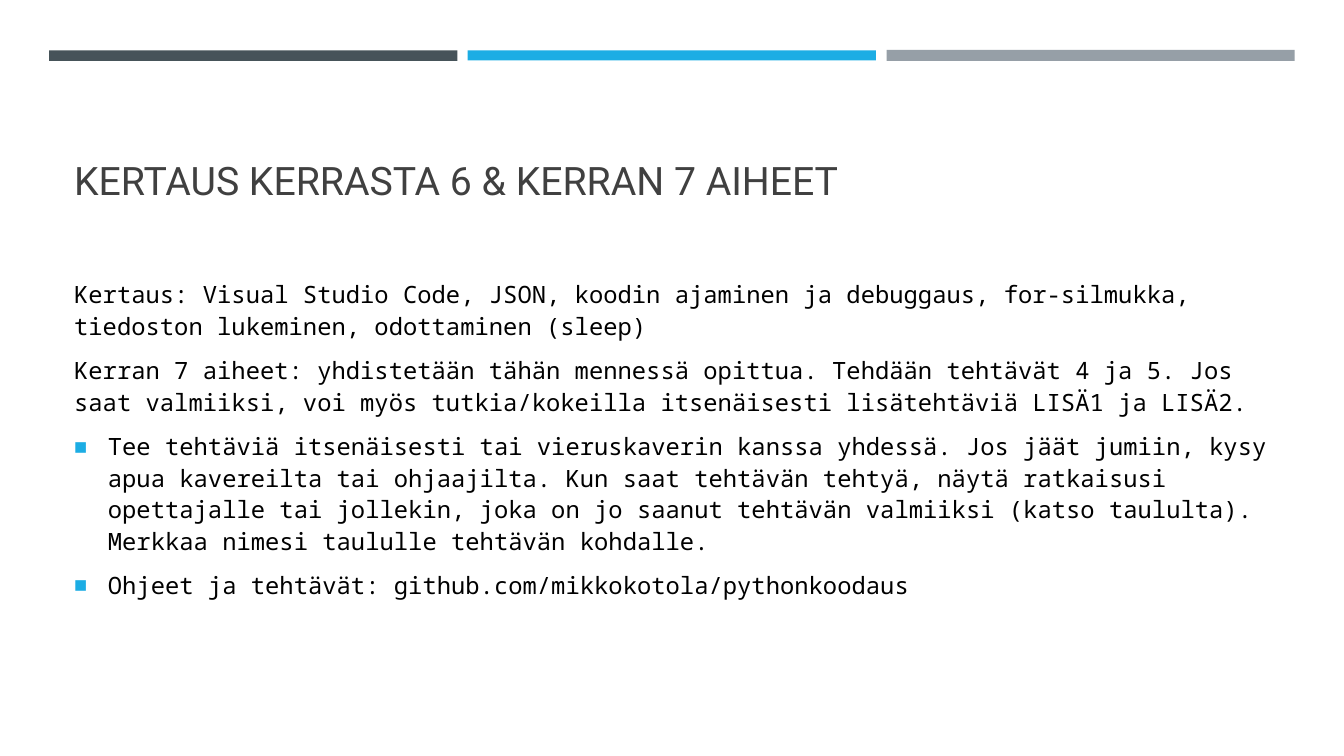
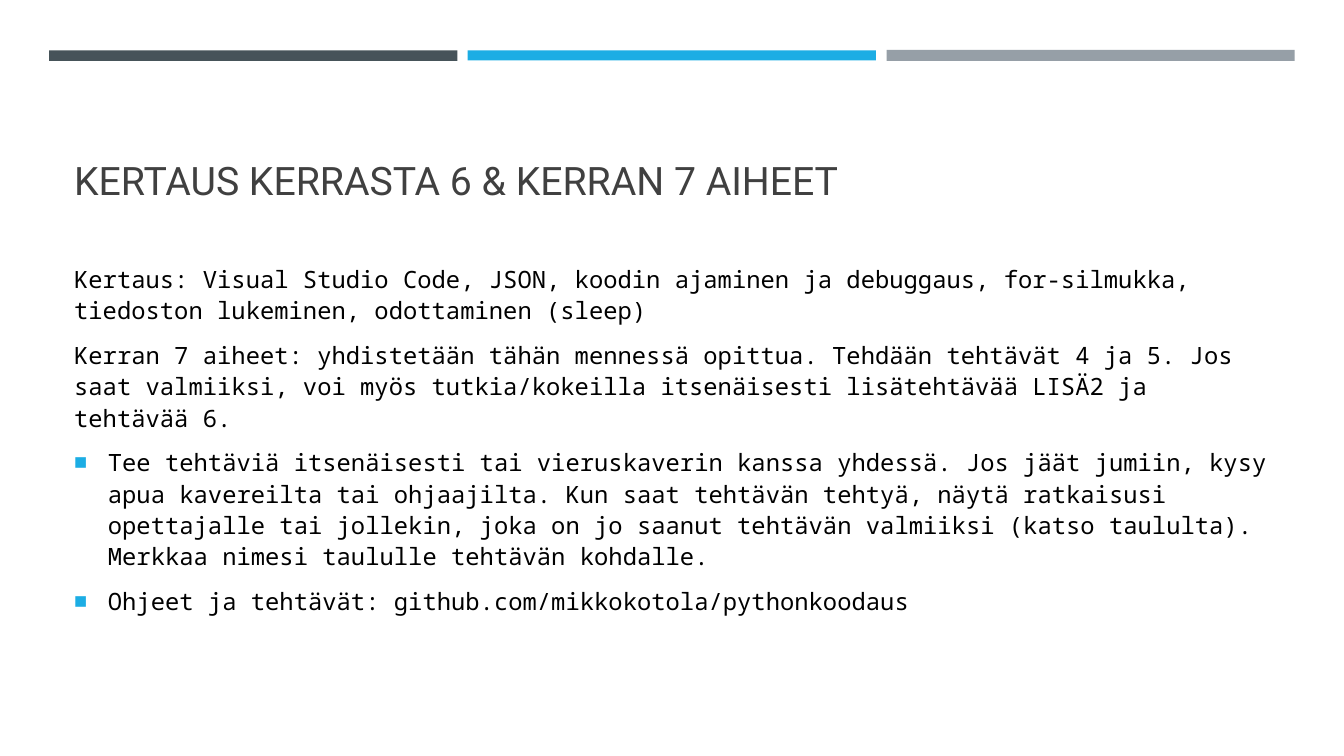
Before and after one commit to mikkokotola/pythonkoodaus, a slide deck: slide 13 of Koodauksesta.pptx. Drawn at 1344x756 pixels with LibreOffice and Linux fonts; fonts in the diff are those of the drawing. Boxes give left, top, right and bottom in pixels: in the first picture for what was removed or moved away, otherwise in the second. Text is boxed around its words. In the diff, an @@ line names an element or a change of style, - is before the commit and + after.

Commit message:
Kerran 8 diat ja tehtävät

```diff
--- a/Koodauksesta.pptx
+++ b/Koodauksesta.pptx
@@ text at (x1=74, y1=346, x2=1233, y2=428): text changed @@
-Kerran 7 aiheet: yhdistetään tähän mennessä opittua. Tehdään tehtävät 4 ja 5. Jos saat valmiiksi, voi myös tutkia/kokeilla itsenäisesti lisätehtäviä LISÄ1 ja LISÄ2.
+Kerran 7 aiheet: yhdistetään tähän mennessä opittua. Tehdään tehtävät 4 ja 5. Jos saat valmiiksi, voi myös tutkia/kokeilla itsenäisesti lisätehtävää LISÄ2 ja tehtävää 6.
```
Also in this commit, not shown: 2 slides added, 4 other files.
